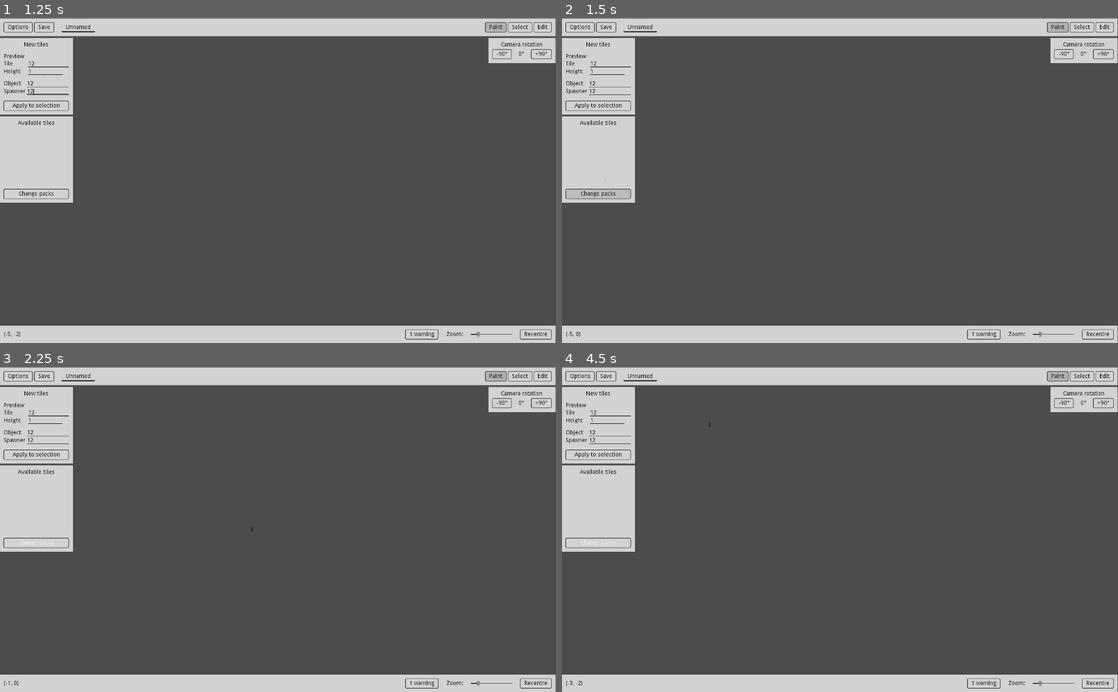
Above: before the commit, frames 1-4 (two rows, left to right).
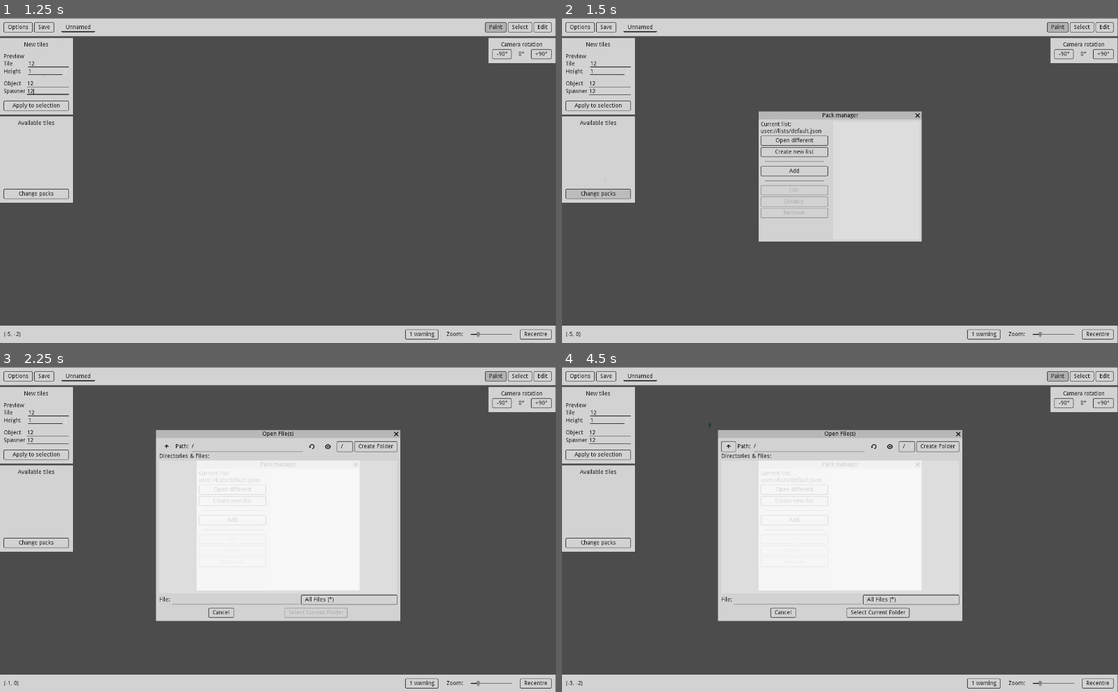
Above: after the commit, the same moments.

Repository: ArthaTi/SamerionTools
Game: Godot game, scene res://src/Editor/Editor.tscn
The game is run twice, just before and just after one commit, with the same random seed, the same clock (stepped at 60 frames per second) and the same inputs.
Inputs (mouse positions are in pixels of both pictures, inside the frame that each line leads up to):
- Up to frame 1 (1.25 s): click (50, 63) at 0.52 s; type "12" at 0.6 s; click (50, 83) at 0.75 s; type "12" at 0.83 s; click (50, 92) at 0.98 s; type "12" at 1.07 s
- Up to frame 2 (1.5 s): click "Change packs" at 1.25 s
- Up to frame 3 (2.25 s): click (233, 519) at 2 s, where only the run after the commit has a clickable "Add"
- Up to frame 4 (4.5 s): click (795, 500) at 2.75 s, where only the run after the commit has a clickable "Create new list"; click (795, 500) at 3.5 s, where only the run after the commit has a clickable "Create new list"; click (728, 445) at 4.27 s

Frame 1 is identical in both runs. In frame 2, 12% of the frame differs, in the area x 0-65%, y 28-69%; in frame 3, 26%, in the area x 0-72%, y 19-79%; in frame 4, 26%.
Error before the commit: Attempt to call function 'show' in base 'null instance' on a null instance. (res://src/Editor/AvailableTiles.gd:20)

Commit message:
Add decoration support

Diff:
--- a/src/AreaDisplay/AreaDisplay.gd
+++ b/src/AreaDisplay/AreaDisplay.gd
@@ -4,7 +4,6 @@
 const Cell = preload("Cell.gd")
 
 var map: Map setget set_map
-var coords := {}
 var last_id := 0
 var size := Rect2()
 var view_from := 0 setget set_view_from
@@ -25,7 +24,7 @@
 func get_tile(pos: Vector2):
 
 	# Return the tile
-	return coords[pos] if pos in coords else null
+	return map.coords[pos] if pos in map.coords else null
 
 func set_tile(pos: Vector2, tile: String, height: float = 1) -> Cell:
 
@@ -43,16 +42,16 @@
 func import_cell(cell):
 
 	# If there's already a tile at given position
-	if cell.map_position in coords and coords[cell.map_position]:
+	if cell.map_position in map.coords and map.coords[cell.map_position]:
 
-		var old = coords[cell.map_position]
+		var old = map.coords[cell.map_position]
 
 		# Remove the old cell
 		remove_child(old)
 		old.queue_free()
 
 	# Set the position
-	coords[cell.map_position] = cell
+	map.coords[cell.map_position] = cell
 
 	# Add the new cell
 	add_child(cell)
@@ -66,20 +65,20 @@
 func reset_cell(pos: Vector2):
 
 	# If there's a tile at this position
-	if pos in coords and coords[pos]:
+	if pos in map.coords and map.coords[pos]:
 
 		# Remove it
-		coords[pos].queue_free()
-		coords.erase(pos)
+		map.coords[pos].queue_free()
+		map.coords.erase(pos)
 
 	# Reset the value
-	coords[pos] = null
+	map.coords[pos] = null
 
 func set_view_from(deg: int):
 
 	view_from = deg
 
-	for cell in coords.values():
+	for cell in map.coords.values():
 
 		if not cell: continue
 
--- a/src/AreaDisplay/Cell.gd
+++ b/src/AreaDisplay/Cell.gd
@@ -11,8 +11,6 @@
 var type: String
 var map_position: Vector2 setget set_map_position
 var height: float = 1 setget set_height
-var variant: int
-var decoration: int
 var variant_seed = 0;
 
 var object: String
@@ -21,6 +19,7 @@
 var height_label: Label
 var side: Sprite
 var side_repeat: Sprite
+var decoration: Sprite
 
 func _init(type: String, variantSeed: int) -> void:
 
@@ -30,6 +29,24 @@
 	# Assign properties
 	self.type = type
 	self.variant_seed = variantSeed
+
+	# Add the Side subnode
+	side = Sprite.new()
+	side.name = "Side"
+	side.centered = false
+	add_child(side)
+
+	# Add the SideRepeat subnode
+	side_repeat = Sprite.new()
+	side_repeat.name = "SideRepeat"
+	side_repeat.centered = false
+	add_child(side_repeat)
+
+	# Add the Decoration subnode
+	decoration = Sprite.new()
+	decoration.name = "Decoration"
+	decoration.centered = false
+	add_child(decoration)
 
 	# Add the height label
 	height_label = Label.new()
@@ -43,18 +60,6 @@
 	height_label.set("custom_constants/shadow_as_outline", true)
 	add_child(height_label)
 
-	# Add the Side subnode
-	side = Sprite.new()
-	side.name = "Side"
-	side.centered = false
-	add_child(side)
-
-	# Add the SideRepeat subnode
-	side_repeat = Sprite.new()
-	side_repeat.name = "SideRepeat"
-	side_repeat.centered = false
-	add_child(side_repeat)
-
 # When assigned to a tree
 func _ready() -> void:
 
@@ -302,3 +307,8 @@
 
 	# Update the side
 	update_side()
+
+	# Load the decoration
+	var decorationTexture = PackLoader.load_tile(type, "decoration", variantSeed + 2)
+	decoration.texture = decorationTexture
+	decoration.position = -(decorationTexture.get_size() - texture.get_size()) / 2
--- a/src/AreaDisplay/Map.gd
+++ b/src/AreaDisplay/Map.gd
@@ -1,5 +1,7 @@
 extends Resource
 
+var name := ""
+var coords := {}
 var location := ""
 var changed := false
 var variant_seed := randi()
--- a/src/Editor/AvailableTiles.gd
+++ b/src/Editor/AvailableTiles.gd
@@ -15,7 +15,7 @@
 
 func open_pack_manager() -> void:
 
-	var pack_manager = $"../../../../PackManager"
+	var pack_manager = EditorApi.ui.pack_manager
 
 	pack_manager.show()
 	pack_manager.grab_focus()
--- a/src/Editor/Editor.tscn
+++ b/src/Editor/Editor.tscn
@@ -13,6 +13,7 @@
 [ext_resource path="res://src/Editor/PackManager.gd" type="Script" id=11]
 [ext_resource path="res://src/Editor/AvailableTiles.gd" type="Script" id=12]
 [ext_resource path="res://src/Editor/CameraRotation.gd" type="Script" id=13]
+[ext_resource path="res://src/Editor/UI.gd" type="Script" id=14]
 
 [sub_resource type="StyleBoxEmpty" id=1]
 
@@ -37,6 +38,18 @@
 Button/styles/normal = SubResource( 4 )
 Button/styles/pressed = SubResource( 5 )
 
+[sub_resource type="InputEventKey" id=7]
+scancode = 81
+
+[sub_resource type="ShortCut" id=8]
+shortcut = SubResource( 7 )
+
+[sub_resource type="InputEventKey" id=9]
+scancode = 69
+
+[sub_resource type="ShortCut" id=10]
+shortcut = SubResource( 9 )
+
 [node name="Editor" type="Node2D"]
 
 [node name="AreaDisplay" parent="." instance=ExtResource( 4 )]
@@ -46,6 +59,7 @@
 script = ExtResource( 7 )
 
 [node name="UI" type="CanvasLayer" parent="."]
+script = ExtResource( 14 )
 
 [node name="Wrapper" type="VBoxContainer" parent="UI"]
 anchor_right = 1.0
@@ -319,6 +333,7 @@
 [node name="Left" type="Button" parent="UI/Wrapper/Menus/Right/CameraRotation/Wrapper/Rotation"]
 margin_right = 47.0
 margin_bottom = 24.0
+shortcut = SubResource( 8 )
 text = "-90°"
 
 [node name="Label" type="Label" parent="UI/Wrapper/Menus/Right/CameraRotation/Wrapper/Rotation"]
@@ -335,6 +350,7 @@
 margin_left = 95.0
 margin_right = 145.0
 margin_bottom = 24.0
+shortcut = SubResource( 10 )
 text = "+90°"
 
 [node name="Status bar" type="PanelContainer" parent="UI/Wrapper"]
--- /dev/null
+++ b/src/Editor/UI.gd
@@ -0,0 +1,9 @@
+extends CanvasLayer
+
+onready var pack_manager: WindowDialog = $PackManager
+onready var file_dialog: FileDialog = $FileDialog
+onready var warning_dialog: AcceptDialog = $WarningDialog
+
+func _ready() -> void:
+
+	EditorApi.ui = self
--- a/src/Tools/Paint.gd
+++ b/src/Tools/Paint.gd
@@ -33,12 +33,6 @@
 
 	# Change preview_cell visiblity based on that
 	preview_cell.visible = active
-
-	prints(
-		$"/root/Editor".get_global_mouse_position()
-		/ preview_cell.target_size
-		+ Vector2(0, preview_cell.height / 2)
-	)
 
 	# Set preview_cell position
 	preview_cell.map_position = Cell.transform_position(
--- a/src/singletons/EditorApi.gd
+++ b/src/singletons/EditorApi.gd
@@ -5,9 +5,11 @@
 const Selection = preload("res://src/Editor/Selection.gd")
 const CameraControl = preload("res://src/Editor/CameraControl.gd")
 const StatusBar = preload("res://src/Editor/StatusBar.gd")
+const UI = preload("res://src/Editor/UI.gd")
 
 var tools: Tools
 var area_display: AreaDisplay
 var selection: Selection
 var camera_control: CameraControl
 var status_bar: StatusBar
+var ui: UI
Not shown: 1 places in src/Editor/Editor.tscn that only renumber resources
